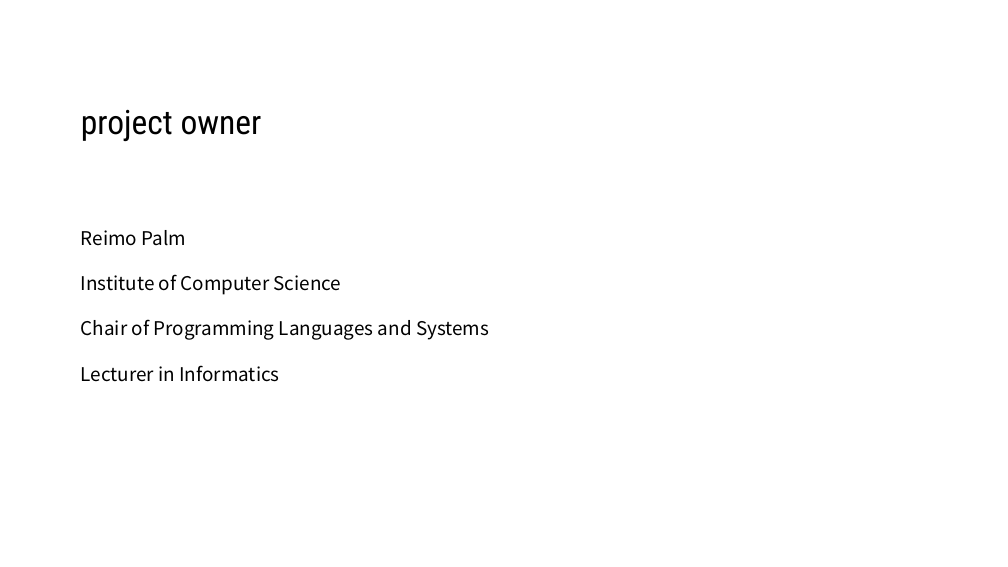
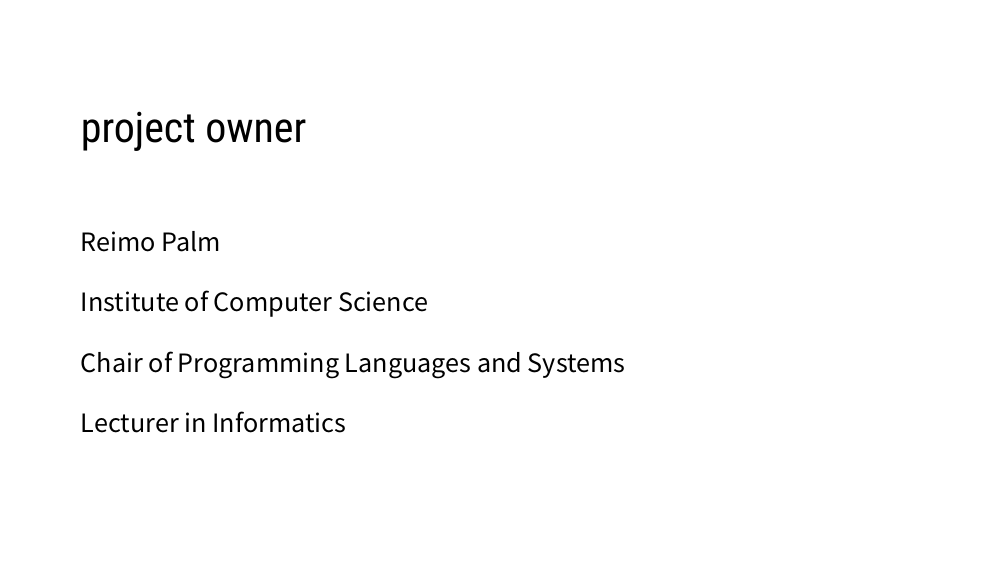
Before and after one commit to thomasabrina/ML_analyze_student_activities, a slide deck: slide 3 of Slides/T20.pptx. Drawn at 1008x567 pixels with LibreOffice and Linux fonts; fonts in the diff are those of the drawing; background and template pictures are left out. Boxes give left, top, right and bottom in pixels: in the first picture for what was removed or moved away, otherwise in the second. Text is boxed around its words. In the diff, an @@ line names an element or a change of style, - is before the commit and + after.

```diff
--- a/Slides/T20.pptx
+++ b/Slides/T20.pptx
@@ text "project owner" at (81,111,306,151): size 32 to 40 pt @@
@@ text "Reimo Palm" at (81,231,626,433): size 18 to 24 pt @@
```
Also in this commit, not shown: 5 other slides changed, 1 slide added.
